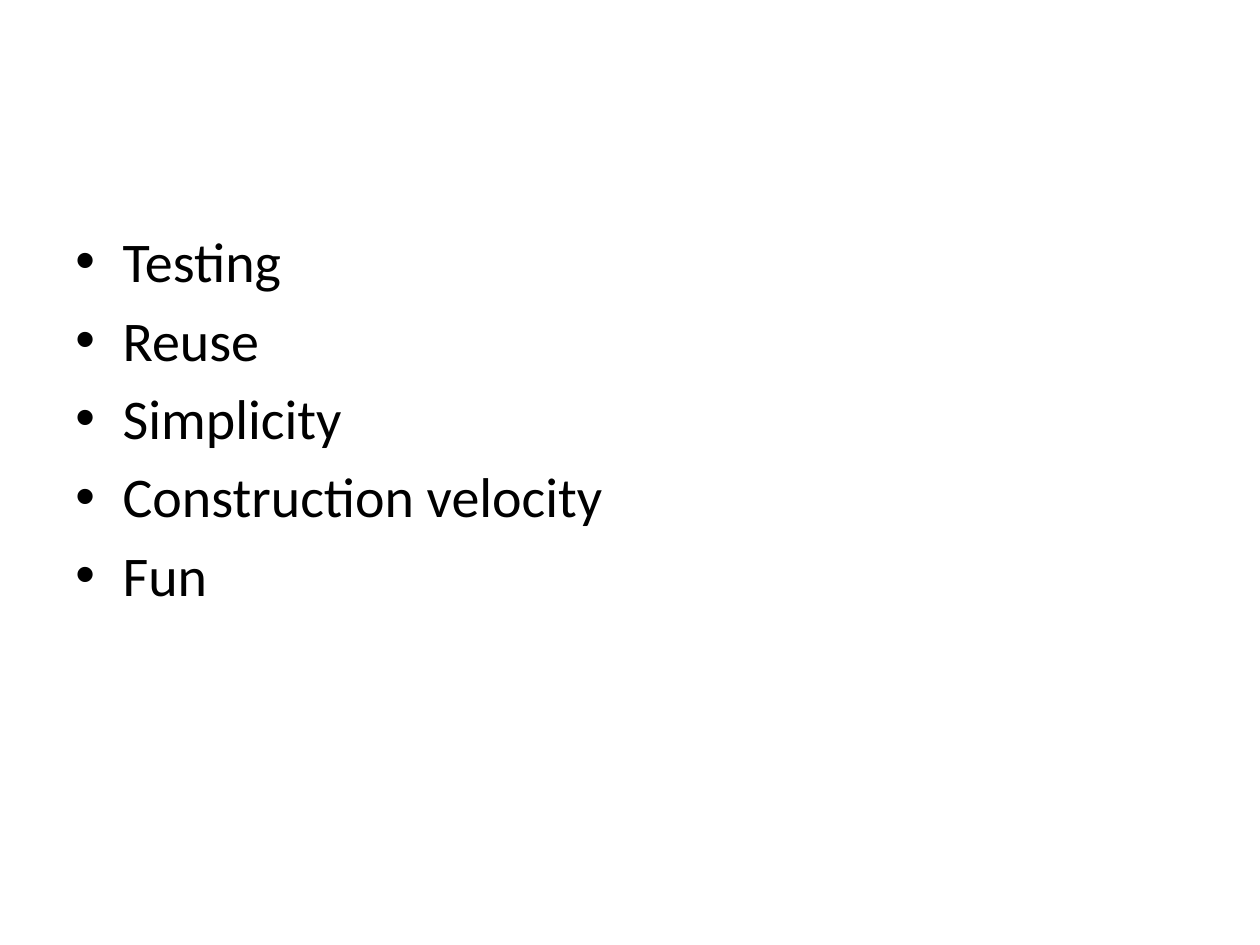
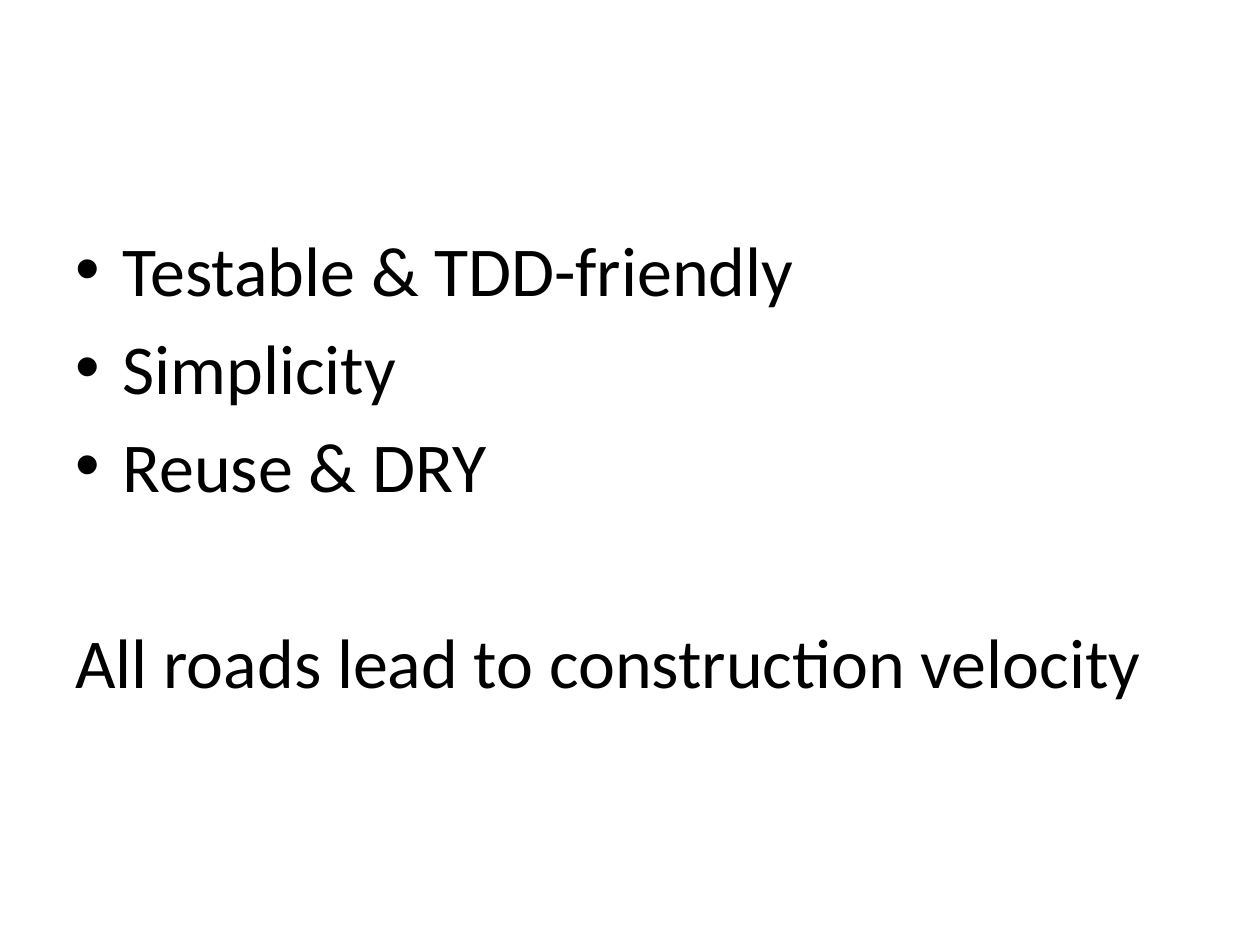
Before and after one commit to calebjenkins/Practical-IOC, a slide deck: slide 20 of Headspring.pptx. Drawn at 1260x945 pixels with LibreOffice and Linux fonts; fonts in the diff are those of the drawing; background and template pictures are left out. Boxes give left, top, right and bottom in pixels: in the first picture for what was removed or moved away, otherwise in the second. Text is boxed around its words. In the diff, an @@ line names an element or a change of style, - is before the commit and + after.

Commit message:
changed up a slide

```diff
--- a/Headspring.pptx
+++ b/Headspring.pptx
@@ text at (123, 247, 794, 308): text changed; size 32 to 40 pt @@
-• Testing
-• Reuse
+• Testable & TDD-friendly
@@ text at (123, 345, 396, 406): size 32 to 40 pt in "Simplicity"; more space between paragraphs @@
@@ text at (75, 447, 1140, 700): text changed; size 32 to 40 pt @@
-• Construction velocity
-• Fun
+• Reuse & DRY
+All roads lead to construction velocity
```
Also in this commit, not shown: 11 other files.
